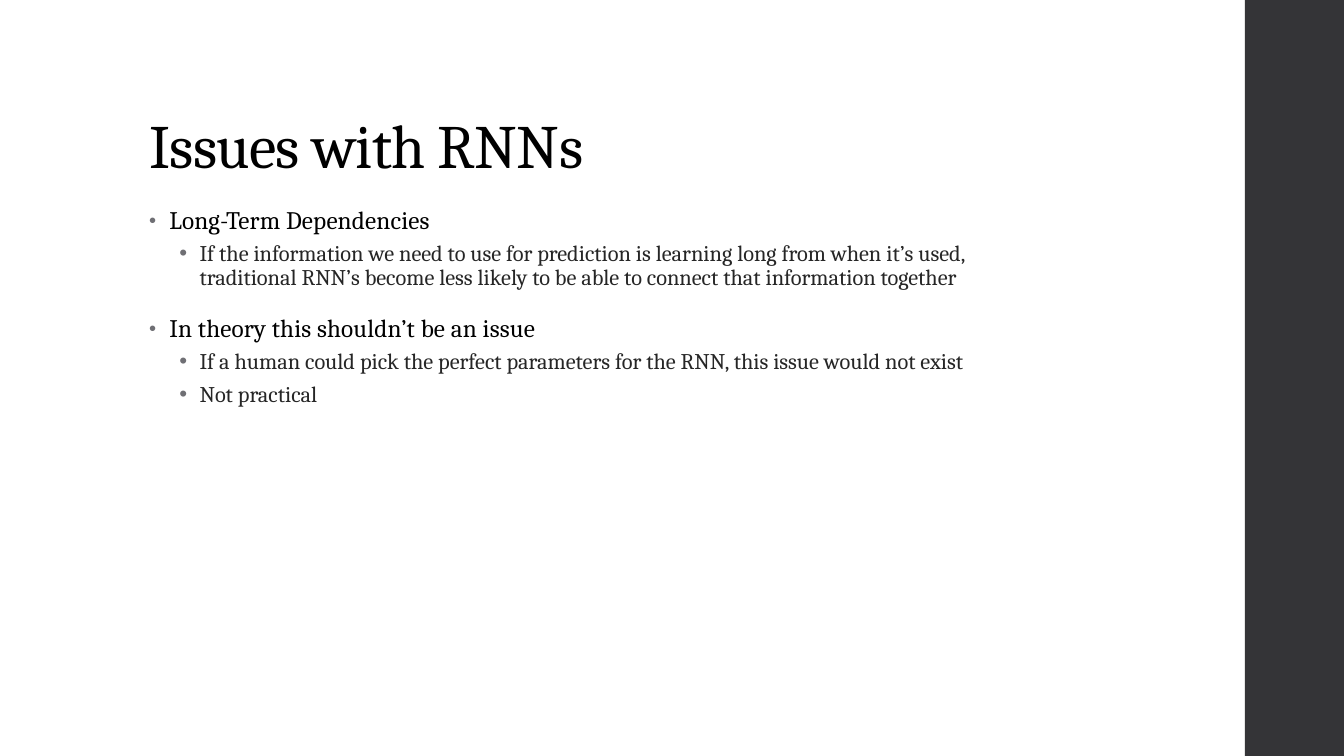
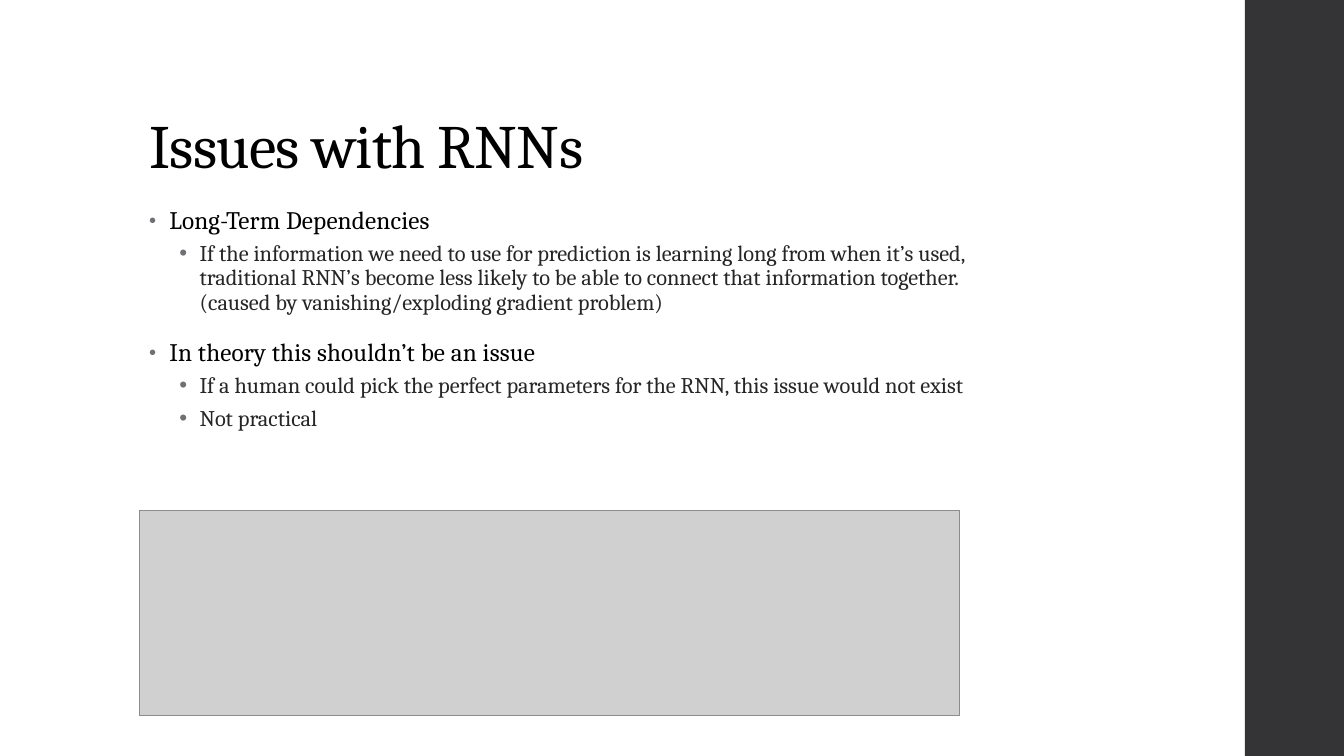
Before and after one commit to jaronritter01/cryptoAI, a slide deck: slide 4 of Cryptocurrency AI.pptx. Drawn at 1344x756 pixels with LibreOffice and Linux fonts; fonts in the diff are those of the drawing; grey boxes stand for pictures. Boxes give left, top, right and bottom in pixels: in the first picture for what was removed or moved away, otherwise in the second. Text is boxed around its words. In the diff, an @@ line names an element or a change of style, - is before the commit and + after.

```diff
--- a/Cryptocurrency AI.pptx
+++ b/Cryptocurrency AI.pptx
@@ text at (200,245,965,315): text changed @@
-  • If the information we need to use for prediction is learning long from when it’s used, traditional RNN’s become less likely to be able to connect that information together
+  • If the information we need to use for prediction is learning long from when it’s used, traditional RNN’s become less likely to be able to connect that information together. (caused by vanishing/exploding gradient problem)
@@ picture added at (139,511,960,716) @@
```
Also in this commit, not shown: 3 other slides changed, 2 slides added, 1 slide removed.
